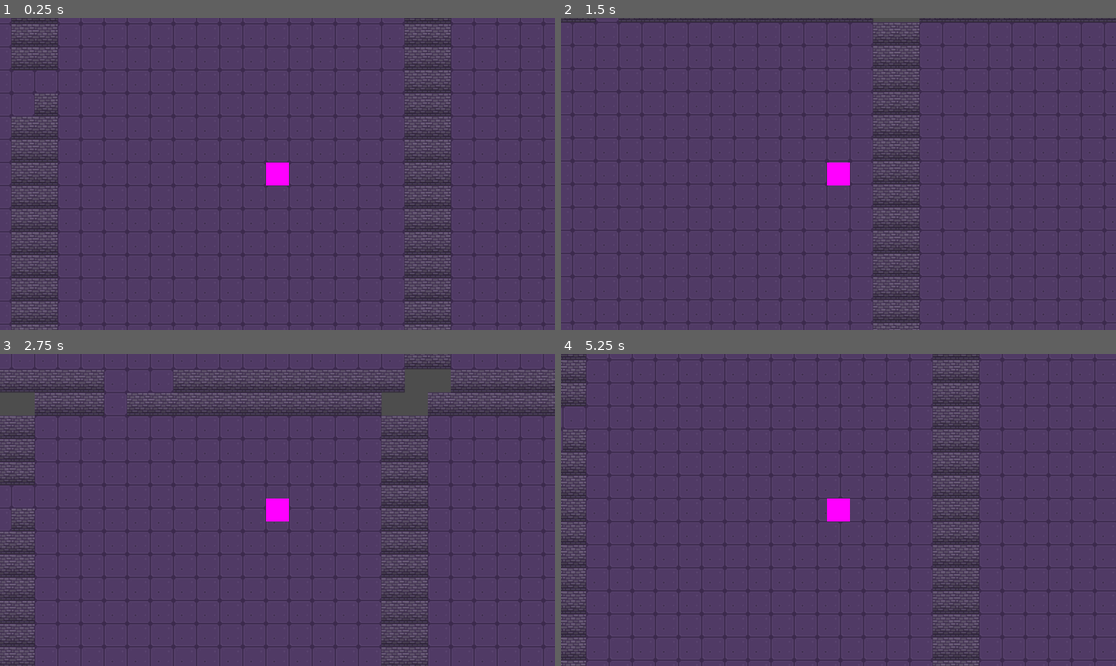
Above: before the commit, frames 1-4 (two rows, left to right).
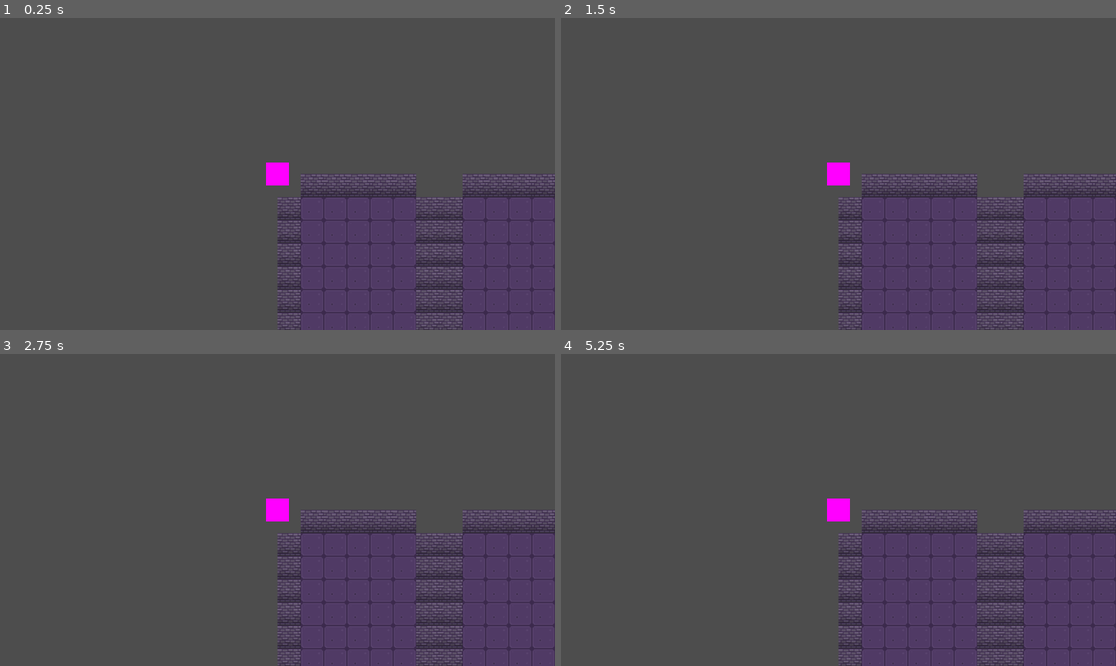
Above: after the commit, the same moments.

Repository: dudusteo/yet-another-roguelike
Game: Godot game, scene res://Main.tscn
Two runs of this game, one before a commit and one after it. Both use one fixed random seed, a clock stepped at 60 frames per second and the inputs below.
Inputs (mouse positions are in pixels of both pictures, inside the frame that each line leads up to):
- Up to frame 1 (0.25 s): no input
- Up to frame 2 (1.5 s): tap Enter at 0.5 s; move the mouse to (960, 158) at 0.52 s; click (960, 158) at 0.67 s; tap Space at 1.25 s; move the mouse to (727, 189) at 1.27 s; click (727, 189) at 1.42 s
- Up to frame 3 (2.75 s): move the mouse to (333, 441) at 2.02 s; click (333, 441) at 2.17 s
- Up to frame 4 (5.25 s): move the mouse to (810, 572) at 2.77 s; click (810, 572) at 2.92 s; move the mouse to (1005, 556) at 3.52 s; click (1005, 556) at 3.67 s; tap Enter at 4.25 s; move the mouse to (672, 463) at 4.27 s; click (672, 463) at 4.42 s; move the mouse to (866, 510) at 5.02 s; click (866, 510) at 5.17 s

The runs differ from the first frame. In frame 1, 29% of the frame differs, in the area x 0-100%, y 0-100%; in frame 2, 29%; in frame 3, 32%; in frame 4, 30%.

Commit message:
Add time controller for real time turn based order

Diff:
--- /dev/null
+++ b/Enemy Controller.gd
@@ -0,0 +1,10 @@
+extends "res://Time Controller.gd"
+
+# Called when the node enters the scene tree for the first time.
+func _ready():
+	super()
+
+
+# Called every frame. 'delta' is the elapsed time since the previous frame.
+func _process(delta):
+	pass
--- a/Game Manager.gd
+++ b/Game Manager.gd
@@ -1,23 +1,39 @@
 extends Node2D
 
-
+signal new_movement_path_created(path)
+signal player_turn_start()
 
 @export var grid_space: Rect2i
+
 
 @onready var tile_map: TileMap = $TileMap
 @onready var player: Sprite2D = $Player
 
+enum Layer {GROUND, COLLISION, OVERLAY}
+
 var rooms = []
 var astar_grid = AStarGrid2D.new()
 var used_collision_cells = []
+var time_stop: bool = false
 
-
-# Called when the node enters the scene tree for the first time.
 func _ready():
 	randomize()
 	build_level()
-	used_collision_cells = tile_map.get_used_cells(1)
-	pass # Replace with function body.
+	used_collision_cells = tile_map.get_used_cells(Layer.COLLISION)
+
+
+@export var game_speed: float = 10
+var player_speed = 0
+@export var speed_bar: float = 100
+
+func _process(delta):
+	if not time_stop:
+		player_speed += player.speed * delta * game_speed
+		player_speed = min(player_speed, speed_bar)
+		print(player_speed)
+		if player_speed == speed_bar:
+			time_stop = true
+			emit_signal("player_turn_start")
 
 func build_level():
 	rooms.clear()
@@ -56,15 +72,15 @@
 	rooms.append(_space)
 	for x in range(_space.size.x - 2):
 		for y in range(_space.size.y - 2):
-			tile_map.set_cell(0, Vector2i(x + 1, y + 1) + _space.position, 1, Vector2i(1, 2))
+			tile_map.set_cell(Layer.GROUND, Vector2i(x + 1, y + 1) + _space.position, 1, Vector2i(1, 2))
 
 func generate_walls(_tile_map: TileMap):
-	var tiles = _tile_map.get_used_cells(0)
+	var tiles = _tile_map.get_used_cells(Layer.GROUND)
 	for tile in tiles:
 		var neighbors = _tile_map.get_surrounding_cells(tile)
 		for neighbor in neighbors:
 			if !_tile_map.get_cell_tile_data(0, neighbor):
-				_tile_map.set_cell(1, neighbor, 1, Vector2i(1, 1))
+				_tile_map.set_cell(Layer.COLLISION, neighbor, 1, Vector2i(1, 1))
 
 func generate_corridors(_start: Rect2i, _end: Rect2i):
 	var start: Vector2i = Vector2i(_start.position.x + _start.size.x / 2, _start.position.y + _start.size.y / 2)
@@ -78,7 +94,43 @@
 	var path = astar_grid.get_id_path(start, end)
 
 	for id in path:
-		tile_map.set_cell(0, id, 1, Vector2i(1, 2))
+		tile_map.set_cell(Layer.GROUND, id, 1, Vector2i(1, 2))
 
-func _process(_delta):
+
+var lastCellPosition: Vector2i
+
+func _input(_event):
+	if _event is InputEventScreenTouch and _event.pressed:
+		var mouseWorldPosition = get_global_mouse_position()
+		var cellPosition = tile_map.local_to_map(mouseWorldPosition)
+
+		var data = tile_map.get_cell_tile_data(Layer.GROUND, cellPosition)
+		if data:
+			astar_grid.diagonal_mode = AStarGrid2D.DIAGONAL_MODE_NEVER
+			astar_grid.set_region(tile_map.get_used_rect())
+			astar_grid.set_cell_size(tile_map.tile_set.tile_size)
+			astar_grid.update()
+
+			for cell_pos in used_collision_cells:
+				var cost = 100
+				astar_grid.set_point_weight_scale(cell_pos, cost)
+
+			var path = astar_grid.get_point_path(tile_map.local_to_map(player.position), cellPosition)
+			#Check if 2nd click
+			if lastCellPosition == cellPosition:
+				tile_map.clear_layer(Layer.OVERLAY)
+				emit_signal("new_movement_path_created", path)
+			else:
+				tile_map.clear_layer(Layer.OVERLAY)
+				for cell_pos in path:
+					if cell_pos != path[0]:
+						cell_pos = tile_map.local_to_map(cell_pos)
+						tile_map.set_cell(Layer.OVERLAY, cell_pos, 1, Vector2i(4, 5))
+				lastCellPosition = cellPosition
+
+
+func _on_turn_end():
+	print("player_turn_end")
+	player_speed = 0
+	time_stop = false
 	pass
--- a/Main.tscn
+++ b/Main.tscn
@@ -1,8 +1,9 @@
-[gd_scene load_steps=7 format=3 uid="uid://60wrbc85nvj7"]
+[gd_scene load_steps=8 format=3 uid="uid://60wrbc85nvj7"]
 
 [ext_resource type="Script" path="res://Game Manager.gd" id="1_r45vj"]
 [ext_resource type="Texture2D" uid="uid://dsn86bor4v1py" path="res://Dungeon Tiles/Full.png" id="2_44555"]
 [ext_resource type="Script" path="res://Player Controller.gd" id="3_ikjcb"]
+[ext_resource type="Script" path="res://Time Controller.gd" id="4_7faou"]
 
 [sub_resource type="TileSetAtlasSource" id="TileSetAtlasSource_wn6uv"]
 texture = ExtResource("2_44555")
@@ -72,7 +73,7 @@
 width = 32
 height = 32
 
-[node name="Node2D" type="Node2D"]
+[node name="GameManager" type="Node2D"]
 script = ExtResource("1_r45vj")
 grid_space = Rect2i(0, 0, 50, 50)
 
@@ -80,13 +81,20 @@
 tile_set = SubResource("TileSet_lcwp4")
 format = 2
 layer_0/name = "Ground"
-layer_1/name = "Wall"
+layer_1/name = "Collision"
 layer_1/enabled = true
 layer_1/modulate = Color(1, 1, 1, 1)
 layer_1/y_sort_enabled = false
 layer_1/y_sort_origin = 0
 layer_1/z_index = 0
 layer_1/tile_data = PackedInt32Array()
+layer_2/name = "Overlay"
+layer_2/enabled = true
+layer_2/modulate = Color(1, 1, 1, 1)
+layer_2/y_sort_enabled = false
+layer_2/y_sort_origin = 0
+layer_2/z_index = 5
+layer_2/tile_data = PackedInt32Array()
 
 [node name="Player" type="Sprite2D" parent="."]
 texture = SubResource("NoiseTexture2D_f0du1")
@@ -94,3 +102,9 @@
 
 [node name="Camera2D" type="Camera2D" parent="Player"]
 zoom = Vector2(1.5, 1.5)
+
+[node name="Enemy" type="Sprite2D" parent="."]
+script = ExtResource("4_7faou")
+
+[connection signal="new_movement_path_created" from="." to="Player" method="_on_game_manager_new_movement_path_created"]
+[connection signal="player_turn_start" from="." to="Player" method="_on_game_manager_player_turn_start"]
--- a/Player Controller.gd
+++ b/Player Controller.gd
@@ -1,39 +1,28 @@
-extends Sprite2D
+extends "res://Time Controller.gd"
 
-@onready var camera: Camera2D = $Camera2D
-@onready var tile_map: TileMap = get_node("../TileMap")
-var astar_grid = AStarGrid2D.new()
 var path: PackedVector2Array
 var current_target: Vector2
 var currentPathIndex = 0
 
 func _ready():
-	position = tile_map.map_to_local(Vector2i(25, 25))
+	super()
 	current_target = position
 
 func _process(_delta):
-	if (position == current_target):
+	if (position == current_target && not time_stop):
 		currentPathIndex += 1
 		if (currentPathIndex >= path.size()):
 			return
-		current_target = path[currentPathIndex] + Vector2(tile_map.tile_set.tile_size / 2)
-
+		current_target = path[currentPathIndex] + Vector2(16, 16)
+		time_stop = true
+		emit_signal("turn_end")
 	position = position.move_toward(current_target, _delta * 200)
 
-func _input(_event):
-	if _event is InputEventScreenTouch and _event.pressed:
-		var mouseWorldPosition = get_global_mouse_position()
-		var cellPosition = tile_map.local_to_map(mouseWorldPosition)
 
-		var data = tile_map.get_cell_tile_data(0, cellPosition)
-		if data:
-			astar_grid.diagonal_mode = AStarGrid2D.DIAGONAL_MODE_NEVER
-			astar_grid.set_region(tile_map.get_used_rect())
-			astar_grid.set_cell_size(tile_map.tile_set.tile_size)
-			astar_grid.update()
-			for cell_pos in tile_map.get_used_cells(1):
-				var cost = 100
-				astar_grid.set_point_weight_scale(cell_pos, cost)
+func _on_game_manager_player_turn_start():
+	time_stop = false
 
-			path = astar_grid.get_point_path(tile_map.local_to_map(position), cellPosition)
-			currentPathIndex = 0;
+
+func _on_game_manager_new_movement_path_created(_path):
+	currentPathIndex = 0;
+	path = _path
--- /dev/null
+++ b/Time Controller.gd
@@ -0,0 +1,11 @@
+extends Sprite2D
+
+signal turn_end()
+
+@export var speed: float = 5
+var time_stop: bool = true
+@onready var game_manager: Node2D = get_tree().get_root().get_node("GameManager")
+
+
+func _ready():
+	self.connect("turn_end", game_manager._on_turn_end)
